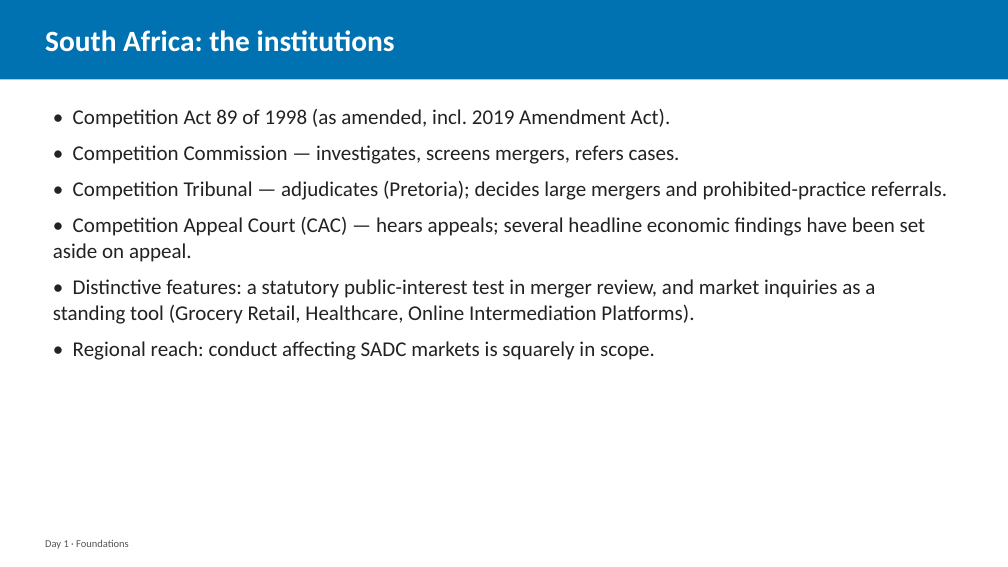
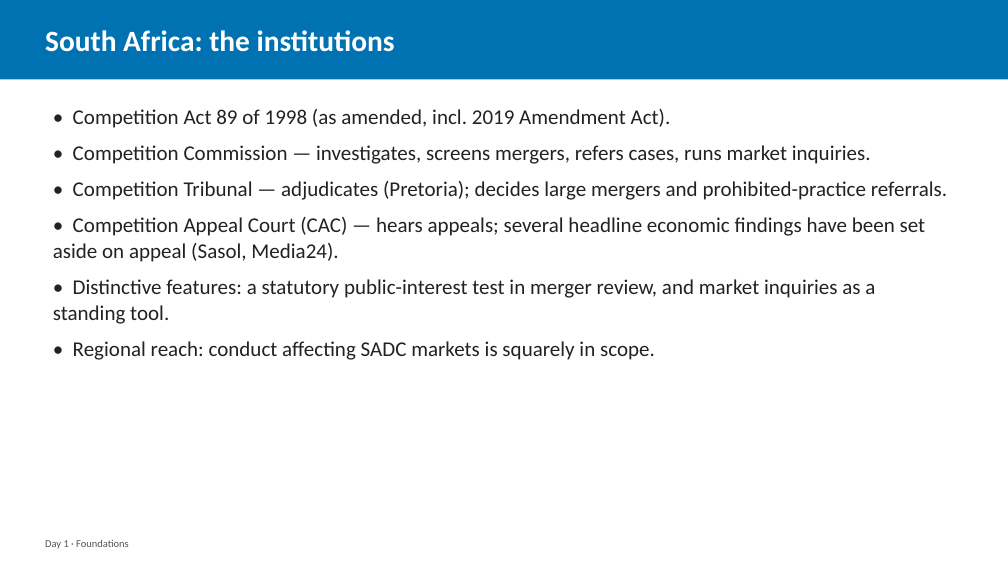
Before and after one commit to laurencehw/antitrust-methods, a slide deck: slide 4 of teaching/slides/day1_foundations.pptx. Drawn at 1008x567 pixels with LibreOffice and Linux fonts; fonts in the diff are those of the drawing. Boxes give left, top, right and bottom in pixels: in the first picture for what was removed or moved away, otherwise in the second. Text is boxed around its words. In the diff, an @@ line names an element or a change of style, - is before the commit and + after.

```diff
--- a/teaching/slides/day1_foundations.pptx
+++ b/teaching/slides/day1_foundations.pptx
@@ text at box(73, 145, 871, 164): text changed @@
-• Competition Commission — investigates, screens mergers, refers cases.
+• Competition Commission — investigates, screens mergers, refers cases, runs market inquiries.
@@ text at box(53, 217, 926, 324): text changed @@
-• Competition Appeal Court (CAC) — hears appeals; several headline economic findings have been set aside on appeal.
-• Distinctive features: a statutory public-interest test in merger review, and market inquiries as a standing tool (Grocery Retail, Healthcare, Online Intermediation Platforms).
+• Competition Appeal Court (CAC) — hears appeals; several headline economic findings have been set aside on appeal (Sasol, Media24).
+• Distinctive features: a statutory public-interest test in merger review, and market inquiries as a standing tool.
```
Also in this commit, not shown: 18 other slides changed, 28 slides added, 2 other files.
